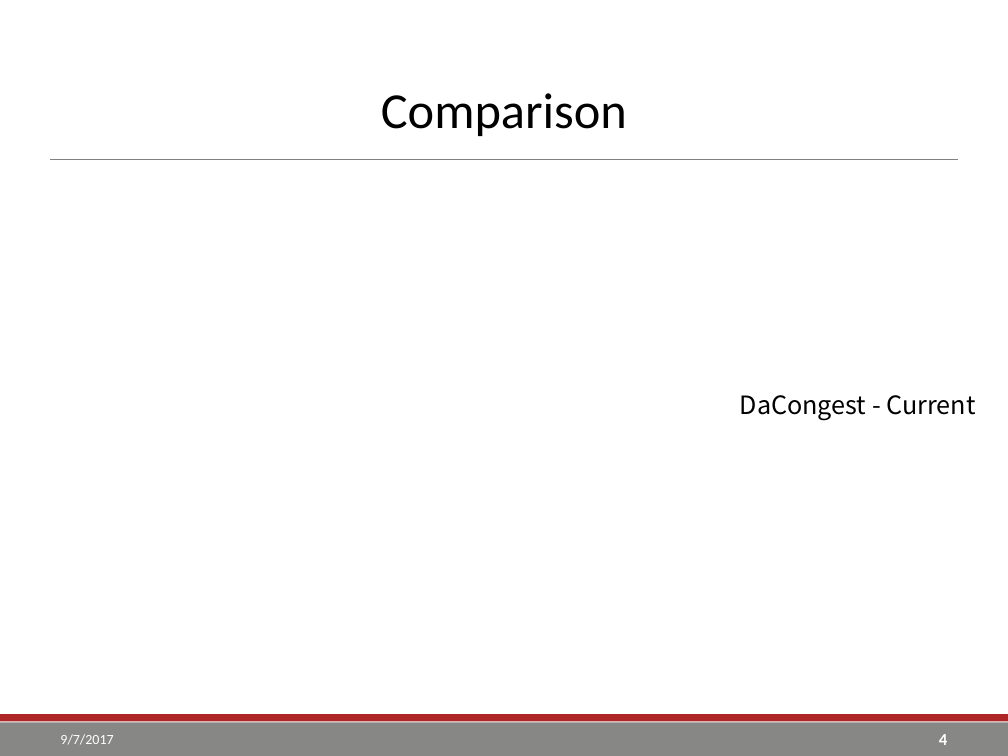
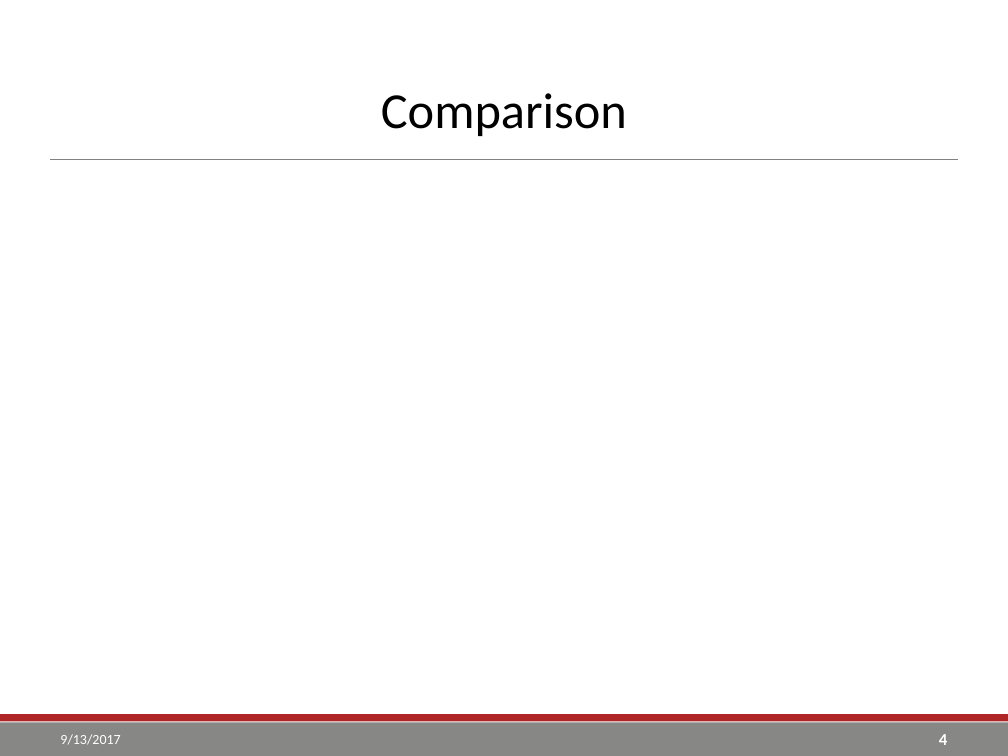
Before and after one commit to go-yohan/sppcredit, a slide deck: slide 4 of ppt/Compare_Current_and_Proposed_Reference_Price.pptx. Drawn at 1008x756 pixels with LibreOffice and Linux fonts; fonts in the diff are those of the drawing; grey boxes stand for pictures; background and template pictures are left out. Boxes give left, top, right and bottom in pixels: in the first picture for what was removed or moved away, otherwise in the second. Text is boxed around its words. In the diff, an @@ line names an element or a change of style, - is before the commit and + after.

```diff
--- a/ppt/Compare_Current_and_Proposed_Reference_Price.pptx
+++ b/ppt/Compare_Current_and_Proposed_Reference_Price.pptx
@@ text removed at bbox=[740, 395, 975, 421] @@
-DaCongest - Current
@@ text at bbox=[60, 734, 120, 745]: text changed @@
-9/7/2017
+9/13/2017
```
Also in this commit, not shown: 20 other slides changed, 2 other files.
